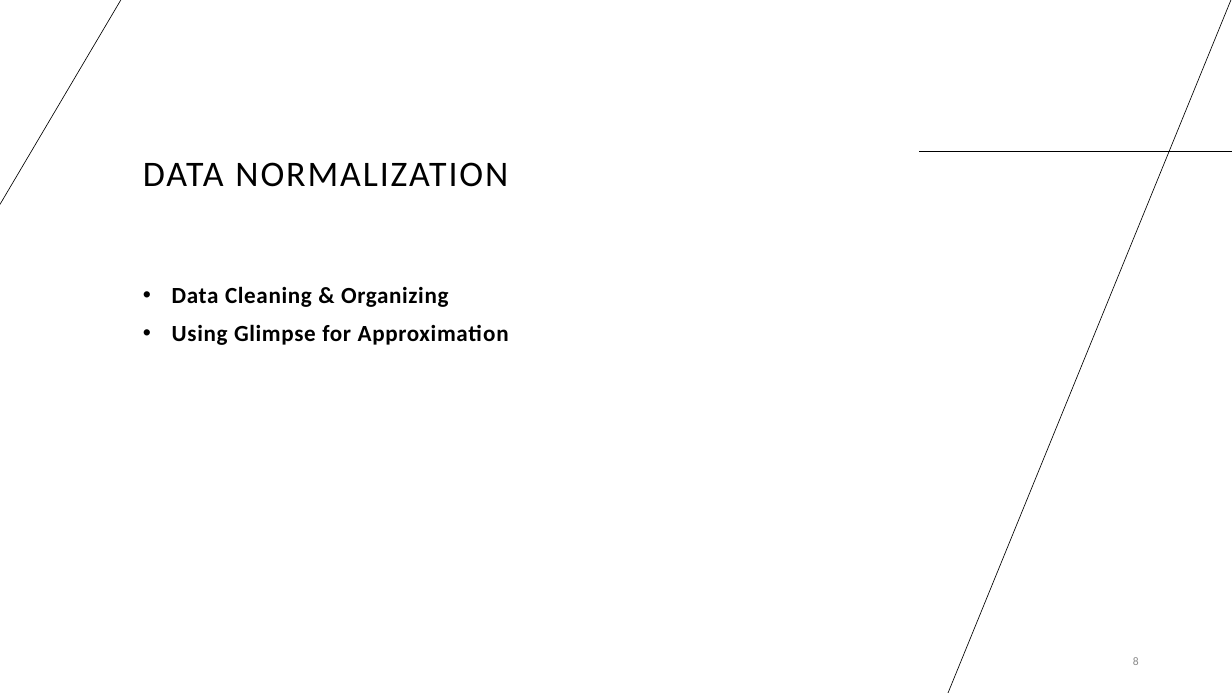
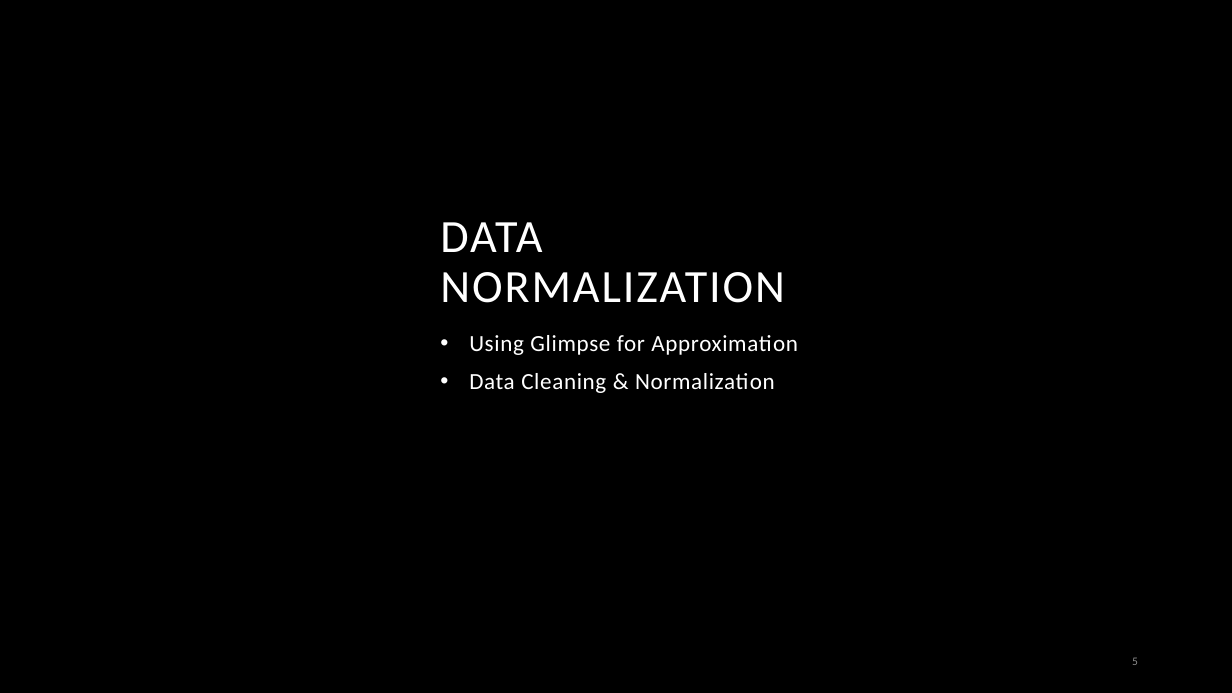
Before and after one commit to HillelCharbit/Trading-Algorithm-Project---google-trends, a slide deck: slide 5 of presentation/Google Trends as a Sentiment Indicator in Algorithmic - less verbal.pptx (slide 8 before the commit). Drawn at 1232x693 pixels with LibreOffice and Linux fonts; fonts in the diff are those of the drawing; background and template pictures are left out. Boxes give left, top, right and bottom in pixels: in the first picture for what was removed or moved away, otherwise in the second. Text is boxed around its words. In the diff, an @@ line names an element or a change of style, - is before the commit and + after.

```diff
--- a/presentation/Google Trends as a Sentiment Indicator in Algorithmic - less verbal.pptx
+++ b/presentation/Google Trends as a Sentiment Indicator in Algorithmic - less verbal.pptx
@@ background #FFFFFF to #000000 @@
@@ line removed from (0, 204) to (122, 0) @@
@@ line removed from (1232, 0) to (948, 693) @@
@@ title "DATA NORMALIZATION": place and size @@
-title "DATA NORMALIZATION" at box(143, 162, 508, 187)
+title "DATA NORMALIZATION" at box(440, 222, 785, 303)
@@ title "DATA NORMALIZATION" at box(440, 222, 785, 303): size 28 to 36 pt, text colour #000000 to #FFFFFF @@
@@ line removed from (920, 152) to (1232, 152) @@
@@ subtitle at box(172, 286, 448, 307): paragraph removed @@
-• Data Cleaning & Organizing
@@ subtitle "Using Glimpse for Approximation": place and size @@
-subtitle "Using Glimpse for Approximation" at box(172, 286, 509, 345)
+subtitle "Using Glimpse for Approximation" at box(469, 335, 798, 393)
@@ subtitle at box(469, 335, 798, 355): text colour #000000 to #FFFFFF, bold off in "Using Glimpse for Approximation" @@
@@ subtitle at box(469, 373, 775, 393): paragraph added @@
+• Data Cleaning & Normalization
@@ page number at box(1132, 657, 1138, 665): text changed @@
-8
+5
```
Also in this commit, not shown: 4 other slides changed, 2 slides added, 4 slides removed, 3 other files.
